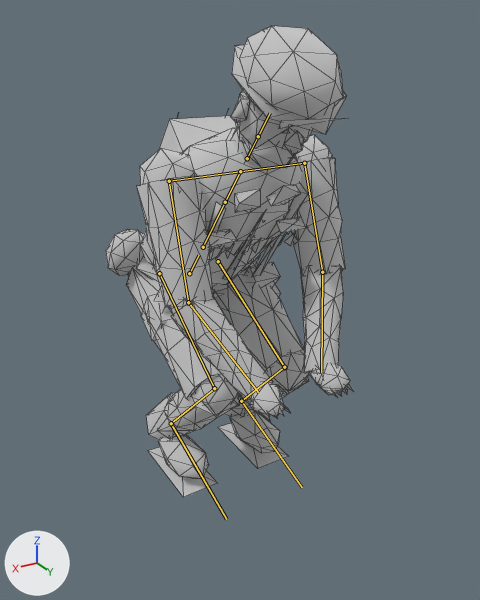
The glTF model ambush_loop/art/v2/models/operator_mg_lod2.glb, before and after one commit.
Rendered twice from a 50 mm lens placed at (0.889, 1.694, 1.37), pointed at (0.012, 0.232, 0.639). Arrows for +X, +Y and +Z are at lower left; the lights stay in place. The picture after the commit comes second. Both versions are drawn at frame 12 of the action 'pickup'; the numbers are the values there. The bones that change, and the others that lie on the model, are drawn over the model as lines. Mesh edges are drawn as thin lines.

Objects in the first picture: 'operator_mg_body.001'.
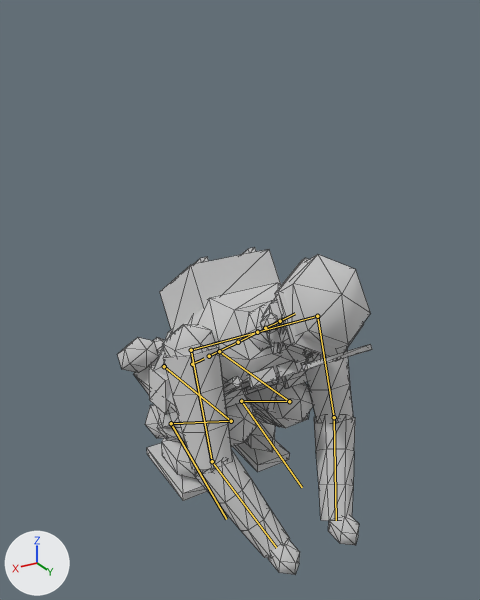
What differs and where, as boxes [x1, y1, x2, y2] in the pictures (480 x 600 px):
'operator_mg_body.001', posed (31% shorter): before [106, 26, 354, 497]; after [118, 248, 372, 575]
bone 'pelvis', root to tip: before (189, 273) to (199, 255); after (192, 364) to (204, 358)
bone 'clavicle.L', root to tip: before (240, 171) to (304, 163); after (257, 332) to (317, 316)
bone 'upper_arm.L', root to tip: before (304, 163) to (322, 272); after (317, 316) to (334, 417)
bone 'forearm.L', root to tip: before (322, 272) to (321, 372); after (334, 417) to (336, 520)
bone 'clavicle.R', root to tip: before (240, 171) to (169, 181); after (257, 332) to (191, 350)
bone 'upper_arm.R', root to tip: before (169, 181) to (188, 302); after (191, 350) to (212, 461)
bone 'forearm.R', root to tip: before (188, 302) to (258, 392); after (212, 461) to (276, 547)
bone 'thigh.L', root to tip: before (218, 261) to (284, 367); after (219, 351) to (289, 401)
bone 'shin.L', root to tip: before (284, 367) to (241, 401); after (289, 401) to (241, 401)
bone 'thigh.R', root to tip: before (159, 273) to (214, 388); after (164, 366) to (231, 421)
bone 'shin.R', root to tip: before (214, 388) to (171, 423); after (231, 421) to (171, 423)

The change in detail:
Bone 'pelvis' (bone_pelvis) moves from (0.0, -0.324, 0.1) to (0.0, -0.654, 0.1).
Bone 'pelvis' (bone_pelvis) turns from (-39, 0, 0) to (-54, 0, 0) degrees about its own x, y and z.
Bone 'clavicle.L' (bone_clavicle_l) turns from (0, -39, 0) to (0, -54, 0) degrees about its own x, y and z.
Bone 'upper_arm.L' (bone_upper_arm_l) turns from (4, 0, -12) to (5, 1, -13) degrees about its own x, y and z.
Bone 'forearm.L' (bone_forearm_l) turns from (-70, 2, -7) to (-72, 3, -5) degrees about its own x, y and z.
Bone 'clavicle.R' (bone_clavicle_r) turns from (0, 39, 0) to (0, 54, 0) degrees about its own x, y and z.
Bone 'upper_arm.R' (bone_upper_arm_r) turns from (4, 0, 12) to (5, -1, 13) degrees about its own x, y and z.
Bone 'forearm.R' (bone_forearm_r) turns from (-70, -2, 7) to (-72, -3, 5) degrees about its own x, y and z.
Bone 'thigh.L' (bone_thigh_l) moves from (0.0, 0.004, -0.013) to (0.0, 0.007, -0.017).
Bone 'thigh.L' (bone_thigh_l) turns from (95, 1, -4) to (145, 4, -3) degrees about its own x, y and z.
Bone 'shin.L' (bone_shin_l) turns from (-98, 1, 2) to (-147, 4, 1) degrees about its own x, y and z.
Bone 'foot.L' (bone_foot_l) turns from (42, -1, -2) to (57, -4, -4) degrees about its own x, y and z.
Bone 'thigh.R' (bone_thigh_r) moves from (0.0, 0.004, -0.013) to (0.0, 0.007, -0.017).
Bone 'thigh.R' (bone_thigh_r) turns from (95, -1, 4) to (145, -4, 3) degrees about its own x, y and z.
Bone 'shin.R' (bone_shin_r) turns from (-98, -1, -2) to (-147, -4, -1) degrees about its own x, y and z.
Bone 'foot.R' (bone_foot_r) turns from (42, 1, 2) to (57, 4, 4) degrees about its own x, y and z.
